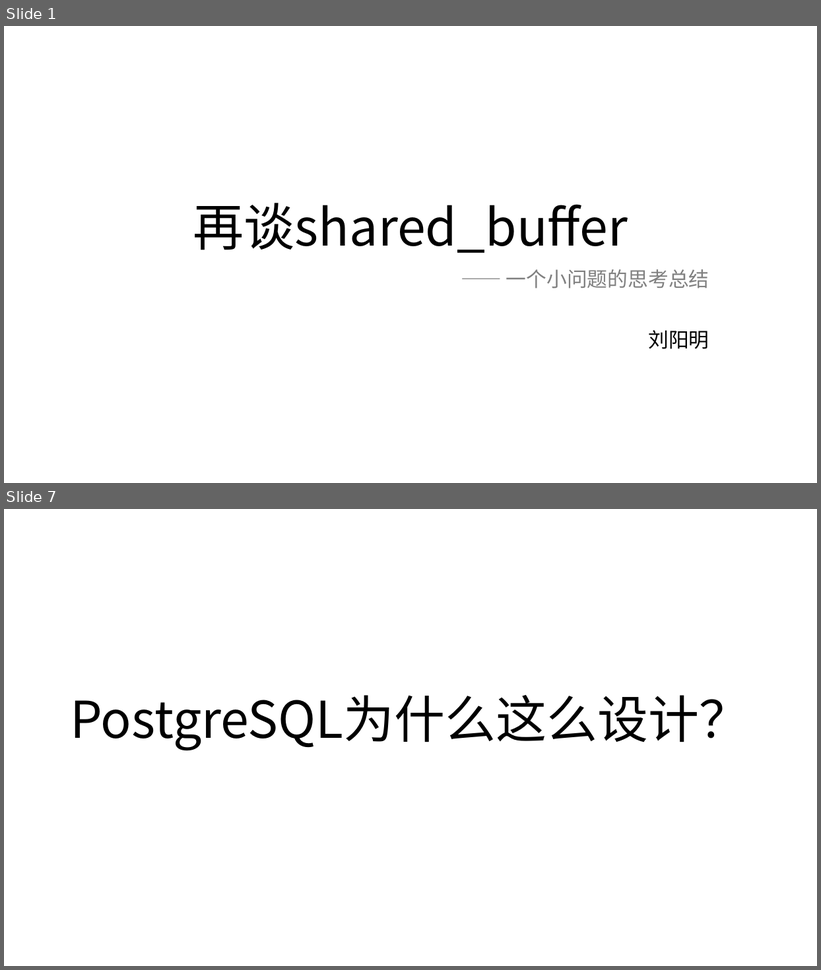
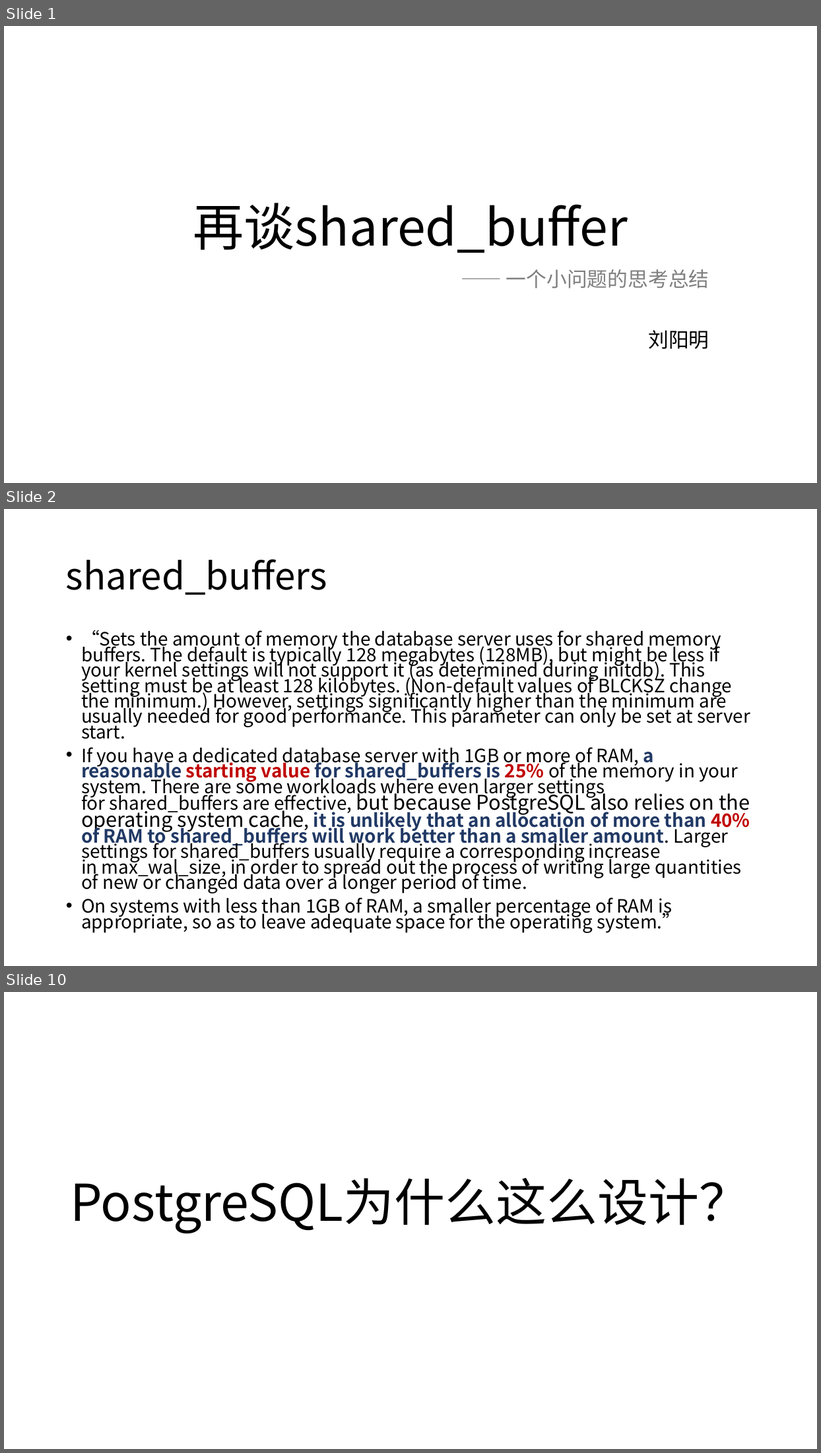
Before and after one commit to yummyliu/papers, a slide deck: pg-buffer.pptx. Shown one above the other, each under a label of ours: slides 1 and 7 before the commit, slides 1, 2 and 10 after it; the slides between them are not shown. The pictures are 821x970 and 821x1453 pixels, drawn with LibreOffice and Linux fonts; fonts in the diff are those of the drawing. Boxes give left, top, right and bottom in pixels: in the first picture for what was removed or moved away, otherwise in the second. Text is boxed around its words. In the diff, an @@ line names an element or a change of style, - is before the commit and + after.

```diff
--- a/pg-buffer.pptx
+++ b/pg-buffer.pptx
@@ slide 2 added at [4, 509, 817, 966], background #FFFFFF @@
@@ title added at [66, 559, 327, 595], 44 pt, text #000000 @@
+shared_buffers
@@ text added at [81, 630, 750, 933], 21.7 pt, text #000000 @@
+• “Sets the amount of memory the database server uses for shared memory buffers. The default is typically 128 megabytes (128MB), but might be less if your kernel settings will not support it (as determined during initdb). This setting must be at least 128 kilobytes. (Non-default values of BLCKSZ change the minimum.) However, settings significantly higher than the minimum are usually needed for good performance. This parameter can only be set at server start.
+• If you have a dedicated database server with 1GB or more of RAM, a reasonable starting value for shared_buffers is 25% of the memory in your system. There are some workloads where even larger settings for shared_buffers are effective, but because PostgreSQL also relies on the operating system cache, it is unlikely that an allocation of more than 40% of RAM to shared_buffers will work better than a smaller amount. Larger settings for shared_buffers usually require a corresponding increase in max_wal_size, in order to spread out the process of writing large quantities of new or changed data over a longer period of time.
+• On systems with less than 1GB of RAM, a smaller percentage of RAM is appropriate, so as to leave adequate space for the operating system.”
@@ what was slide 7 is now slide 10 @@
```
Also in this commit, not shown: 9 slides changed, 8 other slides added, 5 slides removed.
